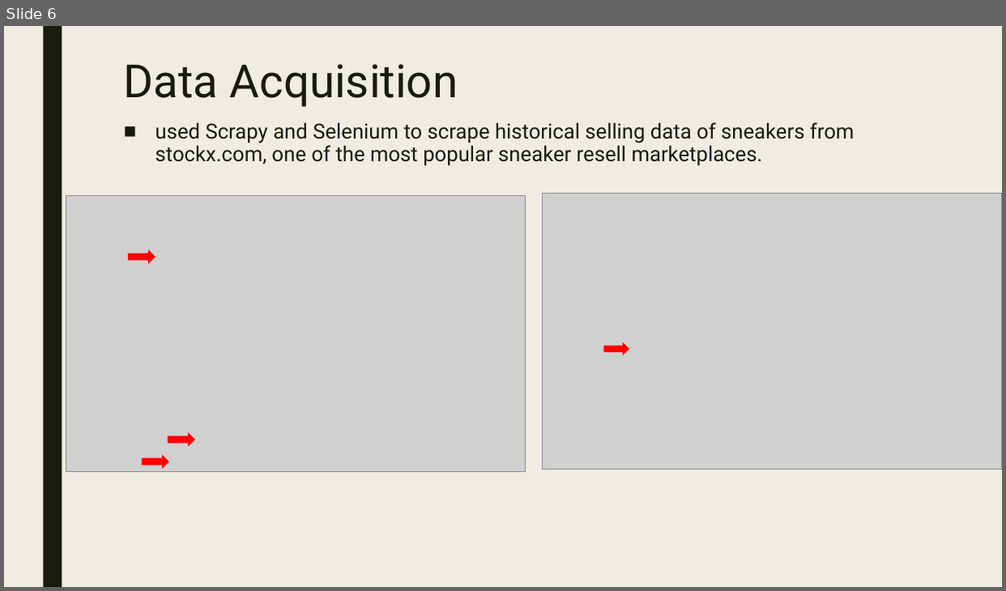
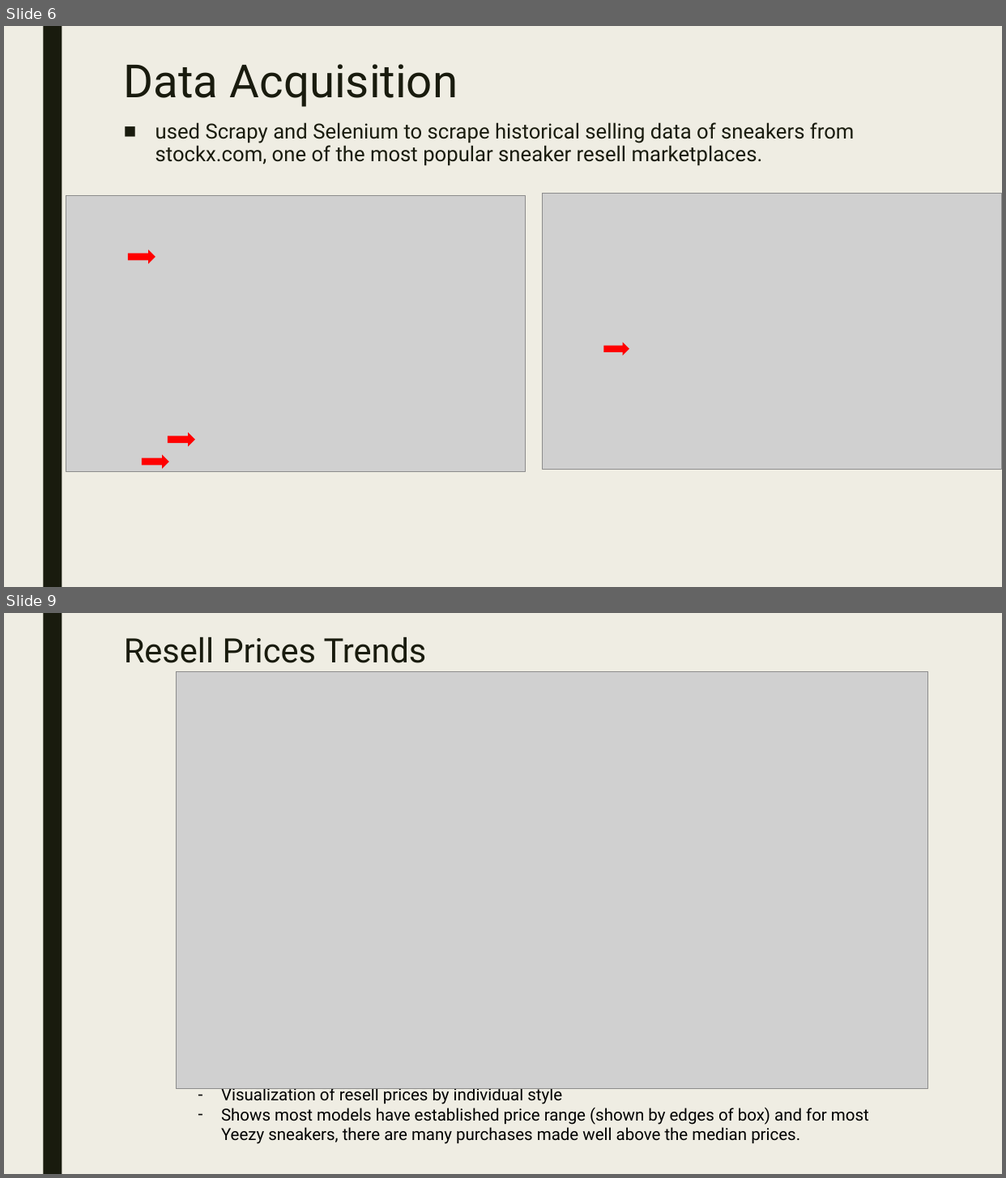
Before and after one commit to joshyoon/SneakerResellData, a slide deck: YeezyData.pptx. Shown one above the other, each under a label of ours: slide 6 before the commit, slides 6 and 9 after it; the slides between them are not shown. The pictures are 1006x591 and 1006x1178 pixels, drawn with LibreOffice and Linux fonts; fonts in the diff are those of the drawing; grey boxes stand for pictures. Boxes give left, top, right and bottom in pixels: in the first picture for what was removed or moved away, otherwise in the second. Text is boxed around its words. In the diff, an @@ line names an element or a change of style, - is before the commit and + after.

```diff
--- a/YeezyData.pptx
+++ b/YeezyData.pptx
@@ slide 9 added at bbox=[4, 613, 1002, 1174], background #EFEDE3; not listed: 1 template element that a slide beside it also shows @@
@@ title added at bbox=[124, 636, 427, 663], 32.4 pt, text #191B0E @@
+Resell Prices Trends
@@ picture added at bbox=[176, 672, 927, 1089] @@
@@ text added at bbox=[221, 1088, 869, 1144], 16 pt, text #000000 @@
+– Visualization of resell prices by individual style
+– Shows most models have established price range (shown by edges of box) and for most Yeezy sneakers, there are many purchases made well above the median prices.
```
Also in this commit, not shown: 2 slides changed, 12 other slides added, 1 slide removed, 1 other file.
